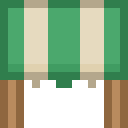
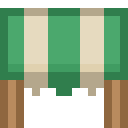
Layers edited between the first and the second 128 × 128 image:
removed layer "3 (200ms)(replace)" over [left=0, top=0, right=128, bottom=96]
removed layer "2 (200ms)(replace)" over [left=0, top=0, right=128, bottom=96]
removed layer "1(200ms)(replace)" over [left=0, top=0, right=128, bottom=96]
renamed "0 (200ms)(replace)" to "start (2000ms)(replace)", painted on it over [left=0, top=0, right=128, bottom=96]
